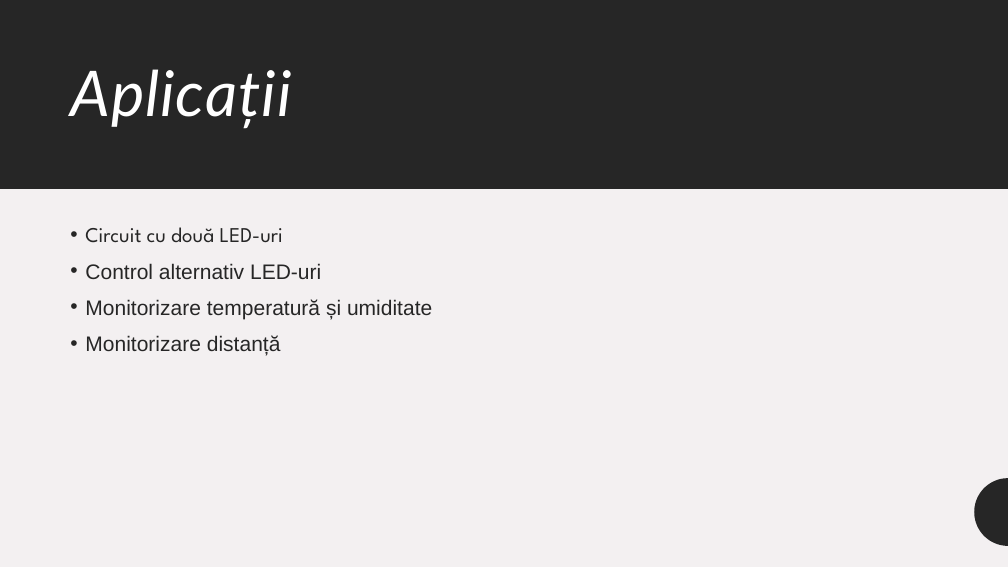
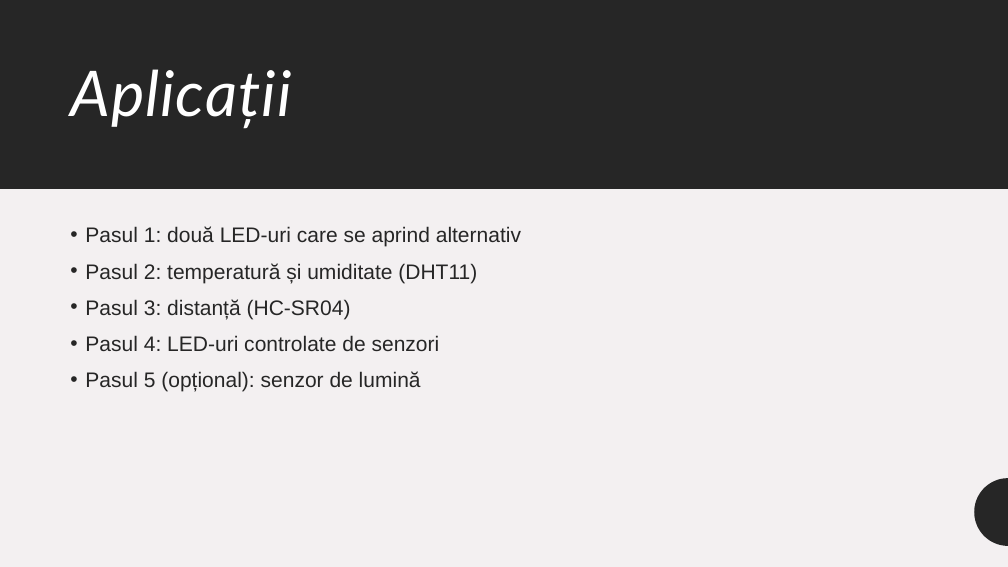
Before and after one commit to mihai-dulgheru/BazelePlaciiProgramabile, a slide deck: slide 20 of Bazele plăcii programabile.pptx. Drawn at 1008x567 pixels with LibreOffice and Linux fonts; fonts in the diff are those of the drawing. Boxes give left, top, right and bottom in pixels: in the first picture for what was removed or moved away, otherwise in the second. Text is boxed around its words. In the diff, an @@ line names an element or a change of style, - is before the commit and + after.

Commit message:
Prezentare: scheme de montaj, fără videoclip, conținut corectat
- Patru slide-uri noi după „Aplicații”, cu schemele de montaj noi
  (pasul 1, pasul 2, pașii 3-4, pasul 5), cu text alternativ.
- Slide-ul cu videoclipul demo e șters, ca și videoclipul din repo
  (prezentarea scade de la 8,7 MB la 1,5 MB).
- Corecturi de conținut: butonul reset repornește programul, pinii
  digitali și citesc, MiniCore e pachet de plăci (nu bibliotecă),
  regula de conectare a breadboard-ului, materialul rezistorului,
  anod/catod și rezistorul în serie la LED, setările din Tools.
- „Aplicații” listează pașii 1-5 ca în README, cu un singur font.
- Logo-ul Arduino are din nou imagine PNG de rezervă pentru
  aplicațiile care nu afișează SVG.
- PDF-ul e exportat din nou (25 de pagini).

```diff
--- a/Bazele plăcii programabile.pptx
+++ b/Bazele plăcii programabile.pptx
@@ text at (x1=85, y1=226, x2=521, y2=391): text changed @@
-• Circuit cu două LED-uri
-• Control alternativ LED-uri
-• Monitorizare temperatură și umiditate
-• Monitorizare distanță
+• Pasul 1: două LED-uri care se aprind alternativ
+• Pasul 2: temperatură și umiditate (DHT11)
+• Pasul 3: distanță (HC-SR04)
+• Pasul 4: LED-uri controlate de senzori
+• Pasul 5 (opțional): senzor de lumină
```
Also in this commit, not shown: 14 other slides changed, 4 slides added, 1 slide removed, 1 other file.
